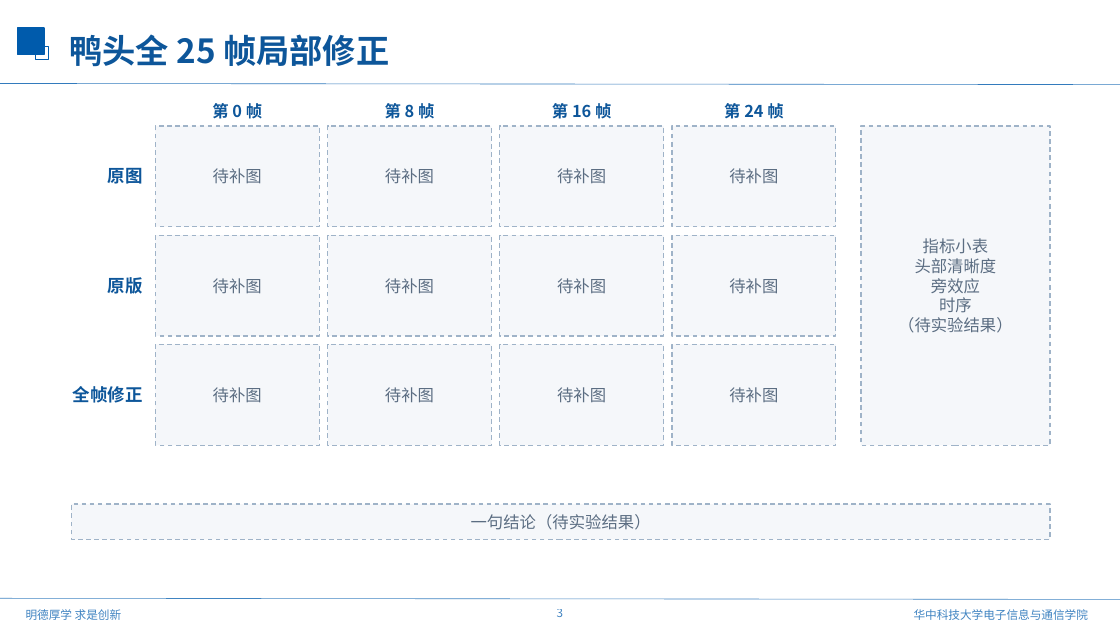
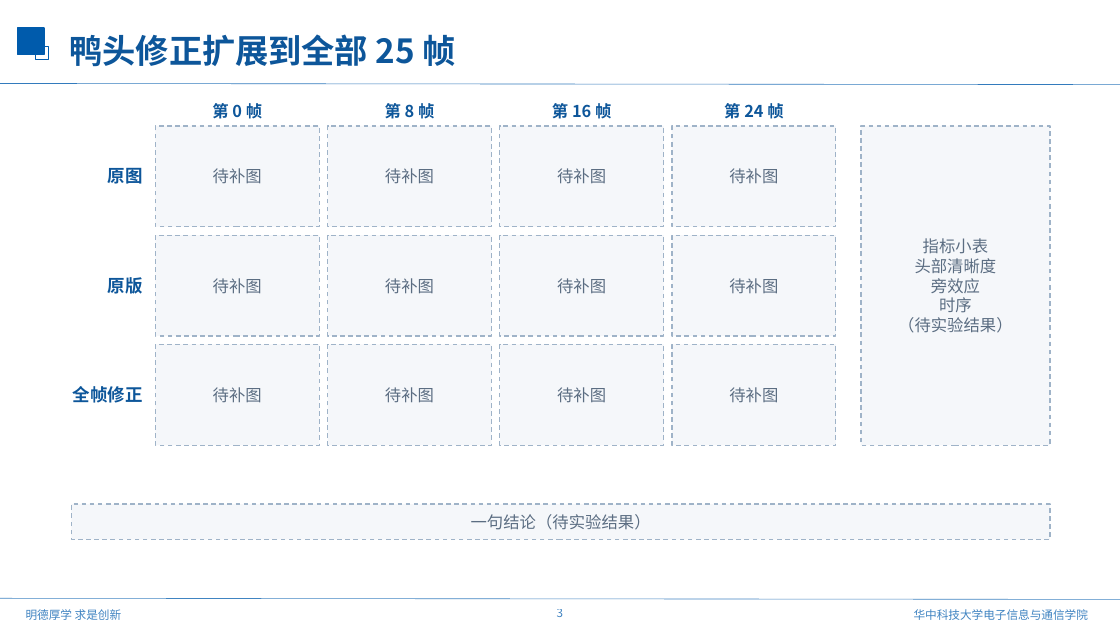
Before and after one commit to mengmcy1/OPPO-depth-guided-video-bokeh, a slide deck: slide 3 of 汇报/2026-10-23_ATB进展与FlashReFocus/FlashReFocus_论文介绍_1023.pptx. Drawn at 1120x630 pixels with LibreOffice and Linux fonts; fonts in the diff are those of the drawing; background and template pictures are left out. Boxes give left, top, right and bottom in pixels: in the first picture for what was removed or moved away, otherwise in the second. Text is boxed around its words. In the diff, an @@ line names an element or a change of style, - is before the commit and + after.

```diff
--- a/汇报/2026-10-23_ATB进展与FlashReFocus/FlashReFocus_论文介绍_1023.pptx
+++ b/汇报/2026-10-23_ATB进展与FlashReFocus/FlashReFocus_论文介绍_1023.pptx
@@ text at (70, 34, 455, 67): text changed @@
-鸭头全 25 帧局部修正
+鸭头修正扩展到全部 25 帧
```
Also in this commit, not shown: 2 other slides changed, 1 other file.
